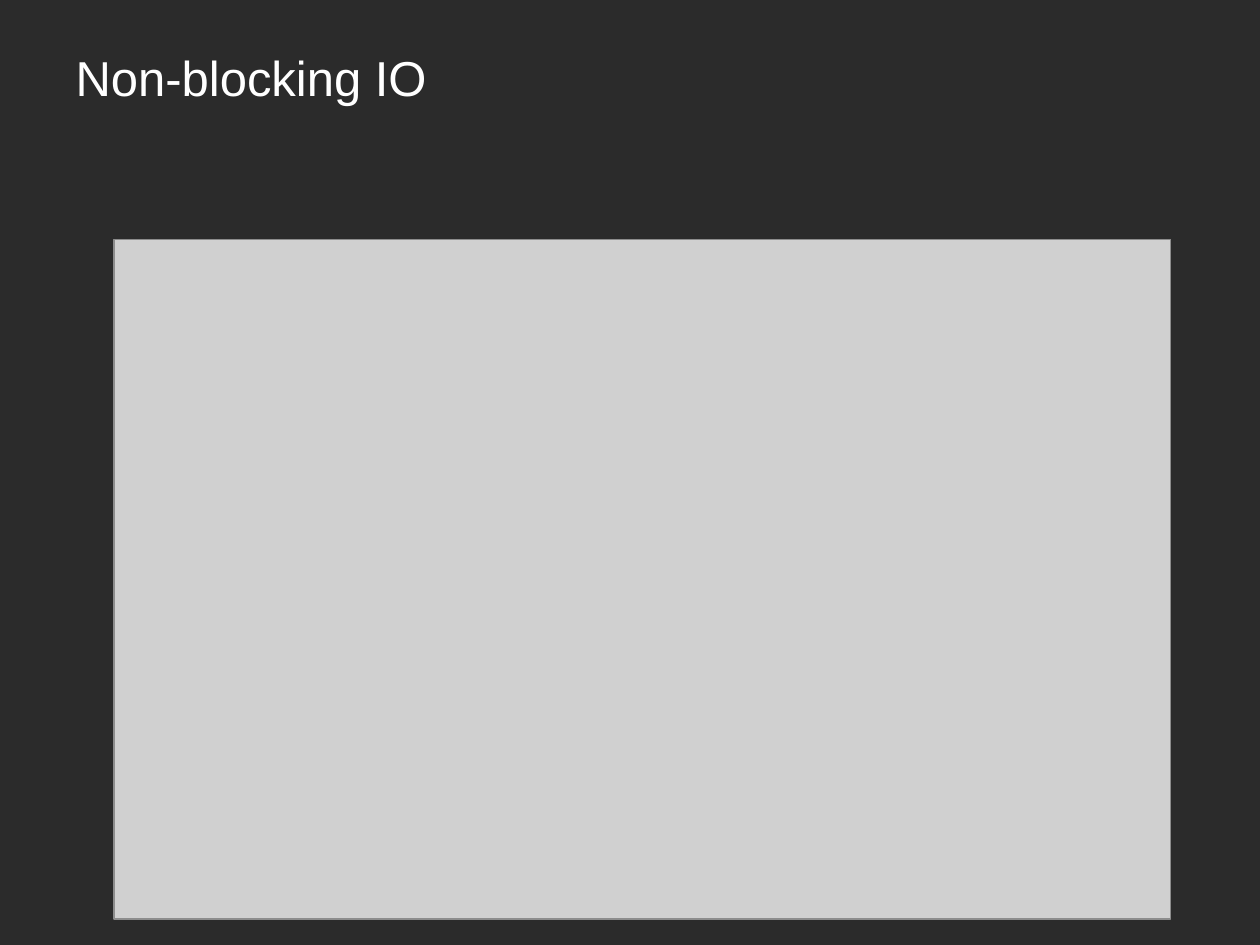
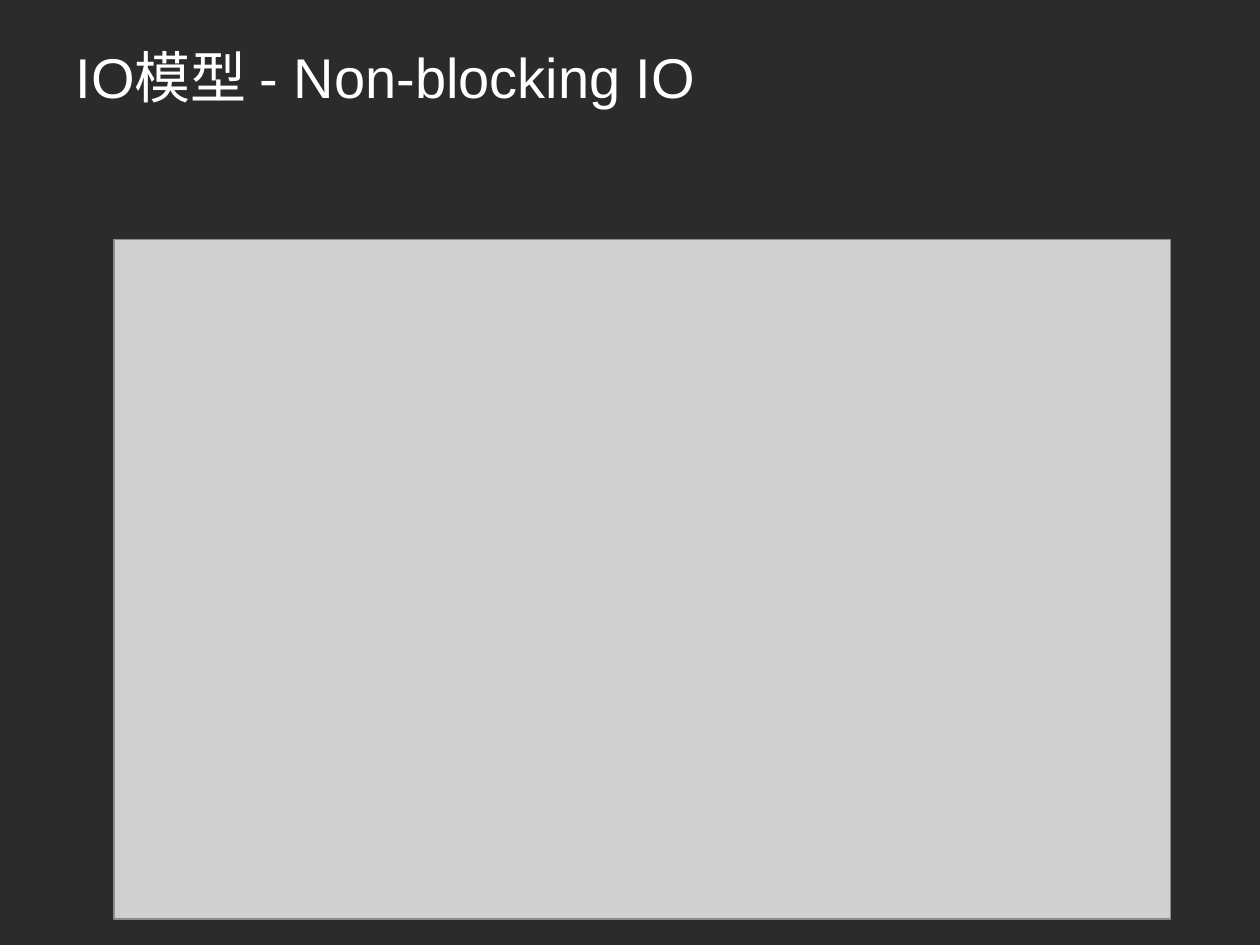
Before and after one commit to yilong7797/01-document, a slide deck: slide 8 of 05-netty/netty.pptx (slide 6 before the commit). Drawn at 1260x945 pixels with LibreOffice and Linux fonts; fonts in the diff are those of the drawing; grey boxes stand for pictures; background and template pictures are left out; a plain dark background stands for a picture behind light text. Boxes give left, top, right and bottom in pixels: in the first picture for what was removed or moved away, otherwise in the second. Text is boxed around its words. In the diff, an @@ line names an element or a change of style, - is before the commit and + after.

```diff
--- a/05-netty/netty.pptx
+++ b/05-netty/netty.pptx
@@ title at (76,54,695,109): text changed; size 28 to 32 pt @@
-Non-blocking IO
+IO模型 - Non-blocking IO
```
Also in this commit, not shown: 14 other slides changed, 21 slides added, 18 slides removed, 1 other file.
